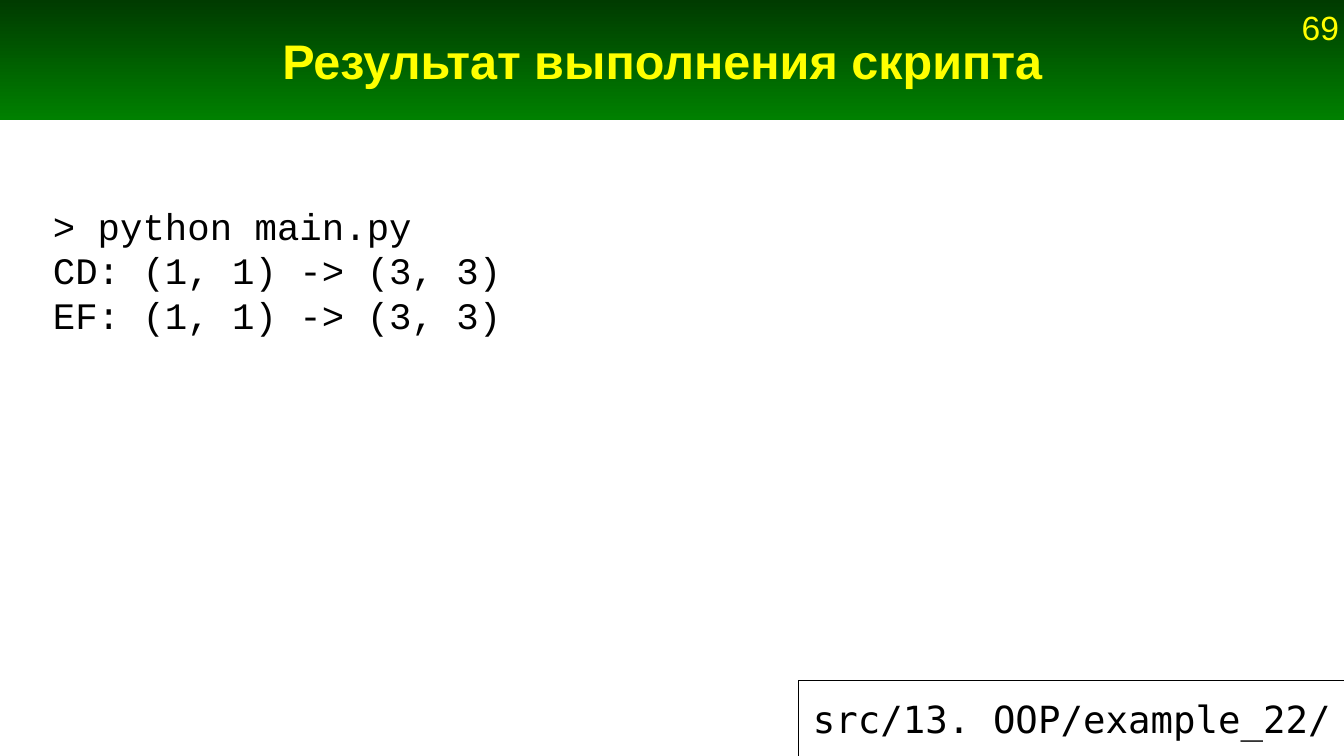
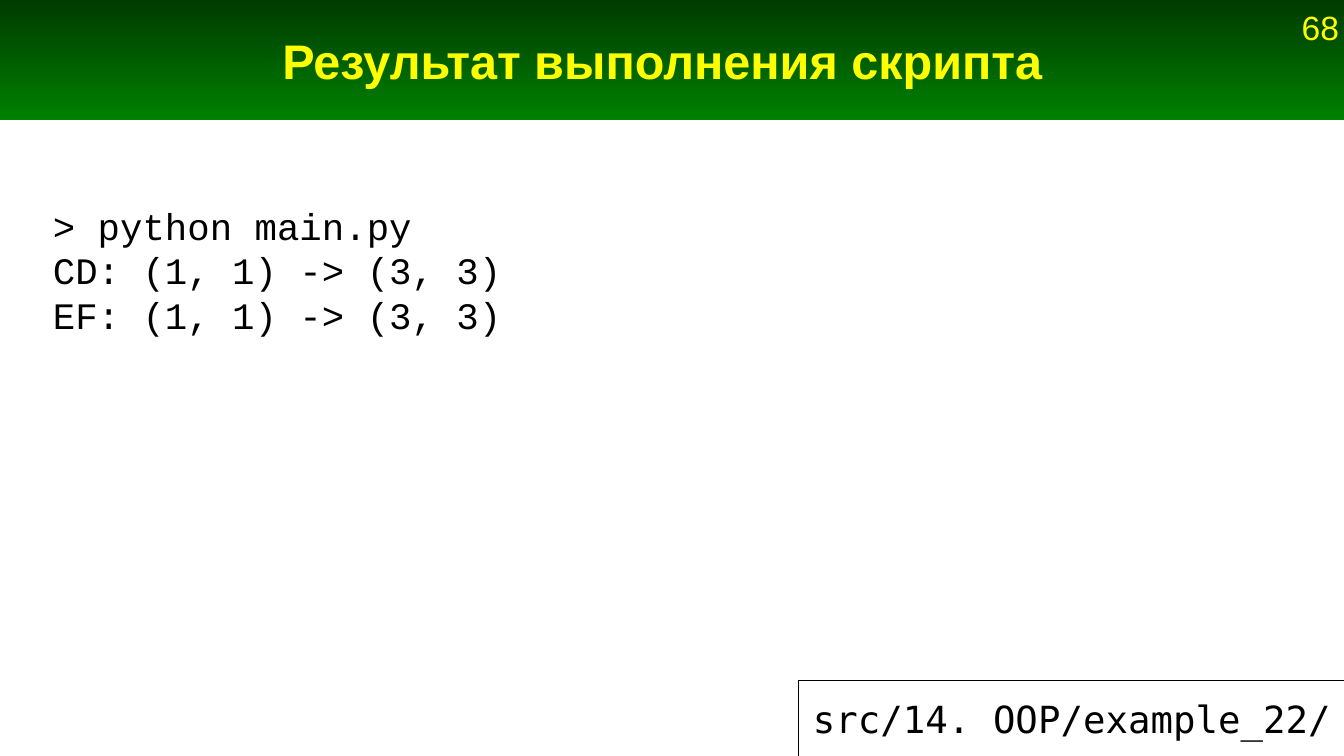
Before and after one commit to Jenyay/python-lectures, a slide deck: slide 68 of presentations/14. OOP.odp (slide 69 before the commit). Drawn at 1344x756 pixels with LibreOffice and Linux fonts; fonts in the diff are those of the drawing. Boxes give left, top, right and bottom in pixels: in the first picture for what was removed or moved away, otherwise in the second. Text is boxed around its words. In the diff, an @@ line names an element or a change of style, - is before the commit and + after.

```diff
--- a/presentations/14. OOP.odp
+++ b/presentations/14. OOP.odp
@@ page number at [1302, 16, 1339, 41]: text changed @@
-69
+68
@@ title at [813, 704, 1331, 741]: text changed @@
-src/13. OOP/example_22/
+src/14. OOP/example_22/
```
Also in this commit, not shown: 60 other slides changed, 1 slide removed, 1 other file.
